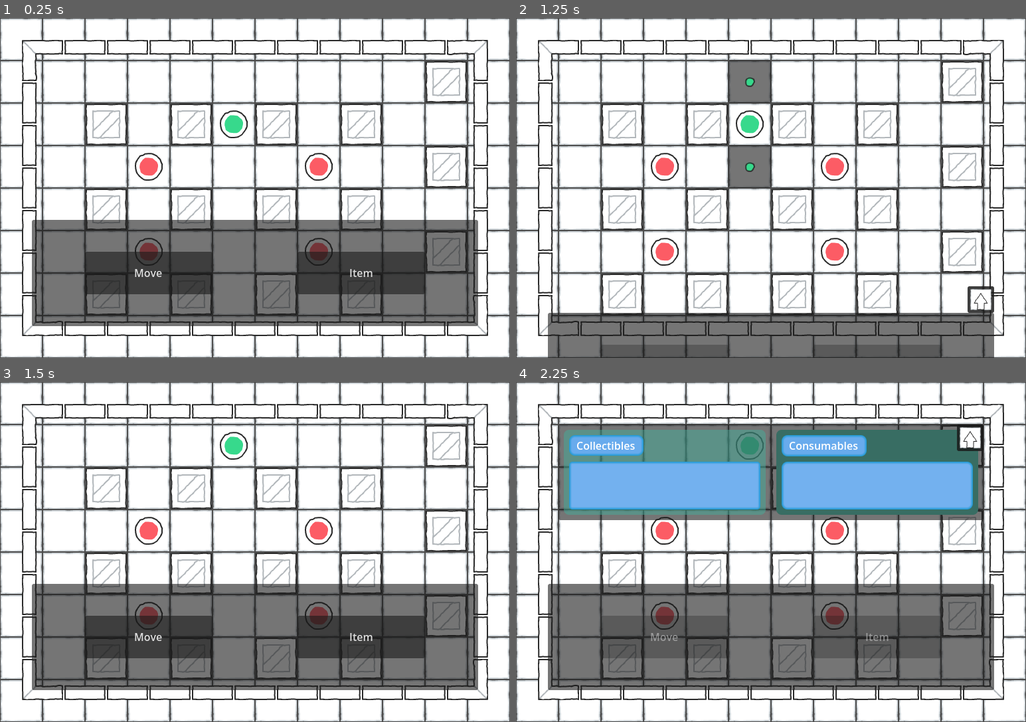
Above: before the commit, frames 1-4 (two rows, left to right).
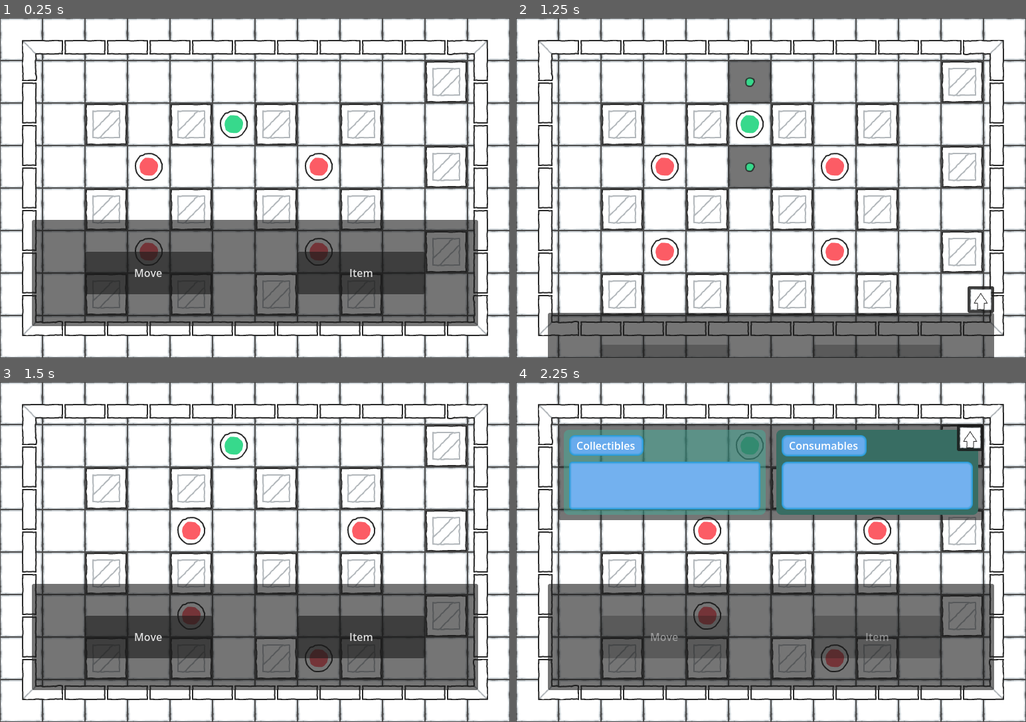
Above: after the commit, the same moments.

Repository: MagicOwl-Games/programmatura-definitive
Game: Godot game, scene res://Root.tscn
Two runs of this game, one before a commit and one after it. Both use one fixed random seed, a clock stepped at 60 frames per second and the inputs below.
Inputs (mouse positions are in pixels of both pictures, inside the frame that each line leads up to):
- Up to frame 1 (0.25 s): no input
- Up to frame 2 (1.25 s): click "Move" at 0.5 s
- Up to frame 3 (1.5 s): click (234, 446) at 1.25 s
- Up to frame 4 (2.25 s): click "Item" at 2 s

Frames 1-2 are identical in both runs. In frame 3, 1.8% of the frame differs, in the area x 26-74%, y 39-86%; in frame 4, 1.9%.

Commit message:
feat: enemies moving randomly v1

Diff:
--- a/scenes/Enemy.tscn
+++ b/scenes/Enemy.tscn
@@ -1,11 +1,25 @@
 [gd_scene format=3 uid="uid://b5i0jibv30d3s"]
 
 [ext_resource type="Texture2D" uid="uid://cfmbq8y8wmhql" path="res://assets/PNG/Default (64px)/Characters/red_character.png" id="1_3gvst"]
+[ext_resource type="Script" uid="uid://c7cyyhqduhd7q" path="res://scripts/enemy.gd" id="1_55jtl"]
 
 [sub_resource type="RectangleShape2D" id="RectangleShape2D_x15ge"]
 size = Vector2(64, 64)
 
+[sub_resource type="RectangleShape2D" id="RectangleShape2D_k0akp"]
+size = Vector2(48, 48)
+
+[sub_resource type="RectangleShape2D" id="RectangleShape2D_rtqtc"]
+size = Vector2(48, 48)
+
+[sub_resource type="RectangleShape2D" id="RectangleShape2D_ndsek"]
+size = Vector2(48, 48)
+
+[sub_resource type="RectangleShape2D" id="RectangleShape2D_bwxsa"]
+size = Vector2(48, 48)
+
 [node name="Enemy" type="CharacterBody2D" unique_id=1794450006]
+script = ExtResource("1_55jtl")
 
 [node name="Sprite2D" type="Sprite2D" parent="." unique_id=1689968784]
 texture = ExtResource("1_3gvst")
@@ -15,17 +29,26 @@
 
 [node name="DetectionArea" type="Node2D" parent="." unique_id=2026924033]
 
-[node name="UpRayCast2D" type="RayCast2D" parent="DetectionArea" unique_id=134308877]
-position = Vector2(0, -32)
-rotation = 3.1415927
+[node name="UpArea2D" type="Area2D" parent="DetectionArea" unique_id=1936333906]
+position = Vector2(0, -64)
 
-[node name="DownRayCast2D" type="RayCast2D" parent="DetectionArea" unique_id=35122662]
-position = Vector2(0, 32)
+[node name="CollisionShape2D" type="CollisionShape2D" parent="DetectionArea/UpArea2D" unique_id=2023812765]
+shape = SubResource("RectangleShape2D_k0akp")
 
-[node name="LeftRayCast2D" type="RayCast2D" parent="DetectionArea" unique_id=512734692]
-position = Vector2(-32, 0)
-rotation = 1.5707964
+[node name="DownArea2D" type="Area2D" parent="DetectionArea" unique_id=637839001]
+position = Vector2(0, 64)
 
-[node name="RightRayCast2D" type="RayCast2D" parent="DetectionArea" unique_id=1547208084]
-position = Vector2(32, 0)
-rotation = -1.5707964
+[node name="CollisionShape2D" type="CollisionShape2D" parent="DetectionArea/DownArea2D" unique_id=1630115261]
+shape = SubResource("RectangleShape2D_rtqtc")
+
+[node name="LeftArea2D" type="Area2D" parent="DetectionArea" unique_id=1913402173]
+position = Vector2(-64, 0)
+
+[node name="CollisionShape2D" type="CollisionShape2D" parent="DetectionArea/LeftArea2D" unique_id=1316607855]
+shape = SubResource("RectangleShape2D_ndsek")
+
+[node name="RightArea2D" type="Area2D" parent="DetectionArea" unique_id=1865849651]
+position = Vector2(64, 0)
+
+[node name="CollisionShape2D" type="CollisionShape2D" parent="DetectionArea/RightArea2D" unique_id=1218783731]
+shape = SubResource("RectangleShape2D_bwxsa")
--- /dev/null
+++ b/scripts/enemy.gd
@@ -0,0 +1,36 @@
+extends CharacterBody2D
+
+@onready var detection_area: Node2D = $DetectionArea;
+
+var collision_areas: Array;
+
+# Called when the node enters the scene tree for the first time.
+func _ready() -> void:
+	collision_areas = detection_area.get_children();
+	TurnManager.is_moving_enemies_signal.connect(_on_enemy_handle_is_moving_enemies_signal);
+	pass # Replace with function body.
+
+# Called every frame. 'delta' is the elapsed time since the previous frame.
+func _process(delta: float) -> void:
+	pass
+
+func _on_enemy_handle_is_moving_enemies_signal(is_moving: bool) -> void:
+	var free_areas: Array[Area2D] = [];
+
+	if collision_areas.size() == 1:
+		self.position += collision_areas[0].position;
+		pass;
+
+	for area in collision_areas:
+		print("area is area2D: %s" % area is Area2D);
+		print("area is overlapping_areas: %s" % area.has_overlapping_areas());
+		if area is Area2D and not area.has_overlapping_areas():
+			print("area info: %s" % area.name);
+			free_areas.append(area);
+
+	#prints("enemies moving: %s" % is_moving);
+
+	var free_random: Area2D = free_areas.pick_random();
+	self.position += free_random.position;
+
+	#TurnManager.is_moving_enemies_signal.emit(false);
--- a/scripts/player.gd
+++ b/scripts/player.gd
@@ -3,7 +3,6 @@
 
 var collectibles: Array[Item];
 var consumables: Array[Item];
-#var raycasts: Array[RayCast2D];
 var collision_free_areas: Array[Area2D];
 
 # TODO: is it gonna be initialized with "new()" somewhere? who knows
@@ -33,11 +32,8 @@
 	var button: Area2D = get_node(node_path);
 	var position_to_move: Vector2 = button.position;
 	position += position_to_move;
+	TurnManager.is_moving_enemies_signal.emit(true);
 	TurnManager.is_moving_player_signal.emit(false);
-	#print("move button parent node: %s" % button_raycast.name)
-	#print("move button parent node x: %s" % button_raycast.position.x);
-	##print("move button pressed x: %s" % button.global_position.x);
-	#print("move button pressed y: %s" % button.global_position.y);
 
 func handle_player_collision_check(is_moving: bool) -> void:
 	for area in collision_free_areas:
--- a/scripts/turn_manager.gd
+++ b/scripts/turn_manager.gd
@@ -2,6 +2,7 @@
 
 signal is_player_turn_now;
 signal is_moving_player_signal(is_moving: bool);
+signal is_moving_enemies_signal(is_moving: bool);
 
 var turn_queue: Array = [];
 var current_turn_index: int = 0;
Not shown, added: scripts/enemy.gd.uid
